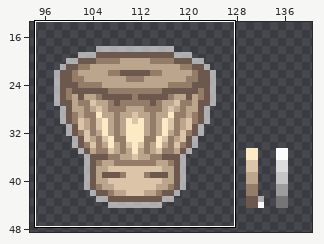
Pixel-art file: src/- Resource Dump/Aseprite/chef_hat.ase. Above: a wide view before the commit, with the close-up outlined.
Close-up. Before the edit:
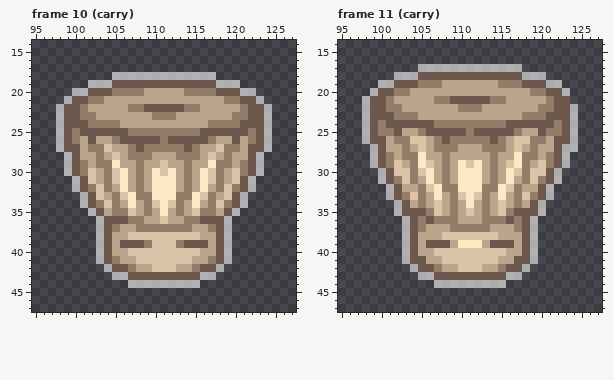
256x256 pixels, 16 frames. Colours within 5 levels of each other are drawn and written as one. Shown: frame 10 (carry): x 95..127, y 14..47; frame 11 (carry): x 95..127, y 14..47. The wide view leaves out empty margins.
After the commit:
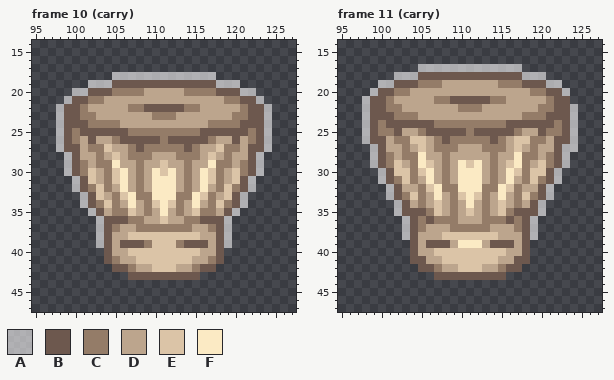
Palette (. is transparent): A #ffffff93  B #6d584e  C #947c68  D #bca58d  E #dbc4a7  F #fbeac4
From old to new:
--- frame 10 (carry), layer "Layer 1"
@@ x 101..121 @@
 39 ..ABDBBBCEEECBBBDBA..
-40 ..ABDDEEEEEEEEEDDBA..
-41 ..ABCDDEEEEEEEDDCBA..
-42 ...ABBCDDEEEDDCBBA...
-43 ....AABBBBBBBBBAA....
-44 ......AAAAAAAAA......
+40 ...BDDEEEEEEEEEDDB...
+41 ...BCDDEEEEEEEDDCB...
+42 ....BBCDDEEEDDCBB....
+43 ......BBBBBBBBB......
+44 .....................
 45 .....................
--- frame 11 (carry), layer "Layer 1"
@@ x 101..121 @@
 38 ..ABDDDEEEEEEEDDDBA..
-39 ..ABDBBBDFFFDBBBDBA..
-40 ..ABDDEEEEEEEEEDDBA..
-41 ..ABBDDEEEEEEEDDBBA..
-42 ...ABBCDDEEEDDCBBA...
-43 ....AABBBBBBBBBAA....
-44 ......AAAAAAAAA......
+39 ...BDBBBDFFFDBBBDB...
+40 ...BDDEEEEEEEEEDDB...
+41 ...BBDDEEEEEEEDDBB...
+42 ....BBCDDEEEDDCBB....
+43 ......BBBBBBBBB......
+44 .....................
 45 .....................
Pixel boxes of the changes (left, top, right, bottom) in both close-ups:
erased: (96, 248, 232, 288)
erased: (402, 240, 538, 288)
